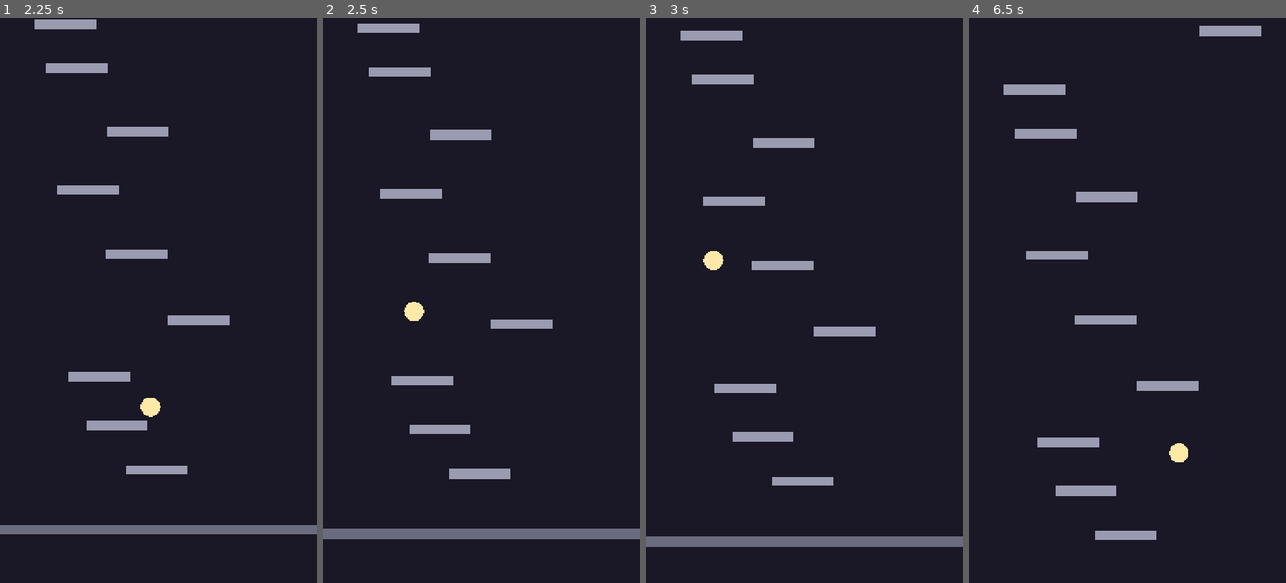
Above: before the commit, frames 1-4 (left to right).
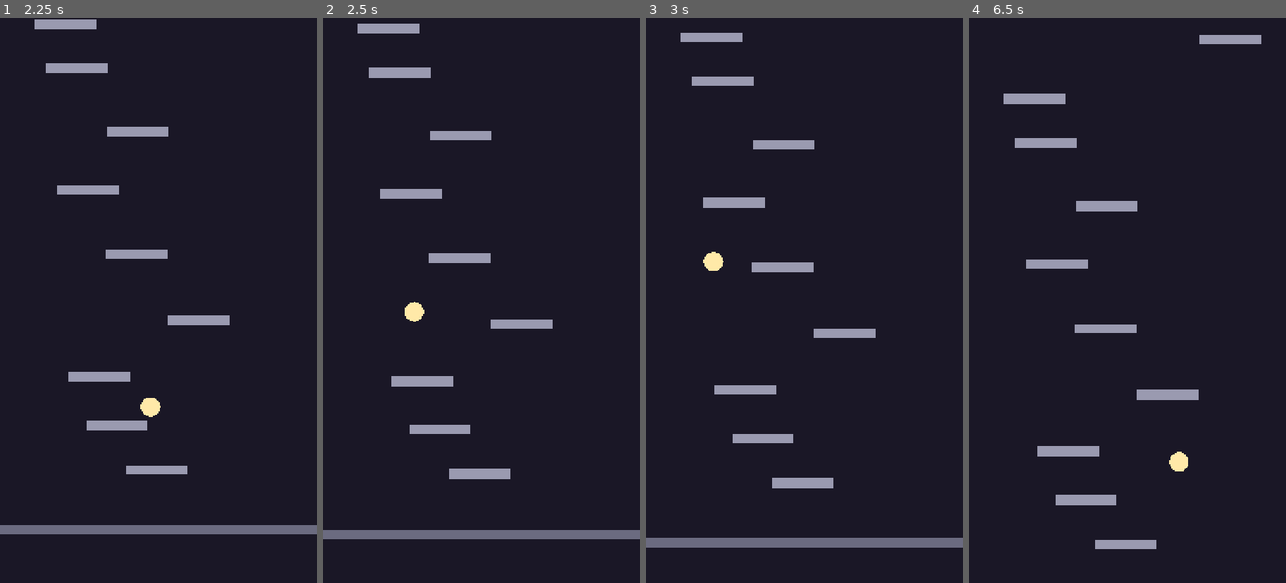
Above: after the commit, the same moments.

Repository: fedichkin/spark-climb
Game: Godot game, scene res://game/game.tscn
Two runs of this game, one before a commit and one after it. Both use one fixed random seed, a clock stepped at 60 frames per second and the inputs below.
Inputs (mouse positions are in pixels of both pictures, inside the frame that each line leads up to):
- Up to frame 1 (2.25 s): move the mouse to (228, 272) at 0.52 s; hold Right (move_right) 0.53-2.03 s; move the mouse to (95, 328) at 1.27 s; move the mouse to (190, 176) at 2.02 s; hold Left (move_left) from 2.03 s (still down)
- Up to frame 2 (2.5 s): keep holding Left (move_left)
- Up to frame 3 (3 s): move the mouse to (788, 413) at 2.77 s; release Left (move_left) at 2.78 s; hold Right (move_right) from 2.78 s (still down)
- Up to frame 4 (6.5 s): move the mouse to (1222, 385) at 3.52 s; move the mouse to (1032, 215) at 4.27 s; release Right (move_right) at 4.28 s; hold Left (move_left) 4.28-5.03 s; move the mouse to (1143, 300) at 5.02 s; hold Right (move_right) 5.03-5.78 s; move the mouse to (1079, 159) at 5.77 s; hold Left (move_left) from 5.78 s (still down)

Frame 1 is identical in both runs. In frame 2, 0.4% of the frame differs, in the area x 0-100%, y 2-91%; in frame 3, 1.4%; in frame 4, 6.4%, in the area x 10-93%, y 1-94%.

Commit message:
feat: add Events autoload and run states with height tracking

Diff:
--- /dev/null
+++ b/autoload/events.gd
@@ -0,0 +1,14 @@
+## Global signal bus (autoload "Events"). Systems emit and listen here
+## instead of reaching for each other's nodes (ARCHITECTURE §6).
+## Signals are emitted from other scripts, so the unused warning is muted.
+extends Node
+
+## The first landing on a regular platform: the climb has begun.
+@warning_ignore("unused_signal")
+signal run_started()
+## The hero bounced off a platform.
+@warning_ignore("unused_signal")
+signal player_landed(platform: Platform, quality: LandingMath.Quality)
+## The run's best height grew to a new whole number of meters.
+@warning_ignore("unused_signal")
+signal height_changed(meters: int)
--- a/game/game.gd
+++ b/game/game.gd
@@ -1,9 +1,20 @@
-## Run scene root: wires the systems together and starts the run.
-## Starts the generator, puts the hero at rest on the start platform and
-## turns on camera auto-scroll after the first landing on a regular platform.
+## Run scene root: owns the run state, tracks the height score and wires
+## the systems together. READY while the hero bounces on the start platform;
+## PLAYING from the first landing on a regular platform, which also starts
+## camera auto-scroll. Scroll speed grows with the run's best height.
 extends Node2D
 
+enum RunState { READY, PLAYING }
+
 @export var config: GameConfig
+
+var _state: RunState = RunState.READY
+## World Y of the hero center at rest on the start platform (0 m).
+var _start_y: float = 0.0
+## Best height reached in this run, meters (never decreases).
+var _max_height_m: float = 0.0
+## Last whole-meter value sent via Events.height_changed.
+var _reported_meters: int = 0
 
 @onready var _player: Player = $Player
 @onready var _generator: PlatformGenerator = $PlatformGenerator
@@ -13,13 +24,35 @@
 func _ready() -> void:
 	var start_platform: Platform = _generator.start(randi())
 	var platform_top_y: float = start_platform.position.y - config.platform_size.y / 2.0
-	_player.position = Vector2(start_platform.position.x, platform_top_y - config.player_radius)
-	# Temporary: switches to Events.player_landed in M2 task 5.
-	_player.landed.connect(_on_player_landed)
+	_start_y = platform_top_y - config.player_radius
+	_player.position = Vector2(start_platform.position.x, _start_y)
+	Events.player_landed.connect(_on_player_landed)
+	Events.height_changed.emit(_reported_meters)
+
+
+func _process(_delta: float) -> void:
+	_update_height()
+	if _state == RunState.PLAYING:
+		_camera.scroll_speed = DifficultyCurve.scroll_speed(
+			_max_height_m, config.scroll_base_speed, config.scroll_speed_per_meter, config.scroll_max_speed)
 
 
 func _on_player_landed(platform: Platform, _quality: LandingMath.Quality) -> void:
-	if platform.kind != Platform.Kind.START and not _camera.is_scrolling():
-		_camera.scroll_speed = DifficultyCurve.scroll_speed(
-			0.0, config.scroll_base_speed, config.scroll_speed_per_meter, config.scroll_max_speed)
-		_camera.start_scroll()
+	if _state == RunState.READY and platform.kind != Platform.Kind.START:
+		_start_run()
+
+
+func _start_run() -> void:
+	_state = RunState.PLAYING
+	_camera.start_scroll()
+	Events.run_started.emit()
+
+
+## Keeps the best height of the run and reports each new whole meter.
+func _update_height() -> void:
+	var height_m: float = (_start_y - _player.position.y) / config.pixels_per_meter
+	_max_height_m = maxf(_max_height_m, height_m)
+	var meters: int = floori(_max_height_m)
+	if meters > _reported_meters:
+		_reported_meters = meters
+		Events.height_changed.emit(meters)
--- a/player/player.gd
+++ b/player/player.gd
@@ -1,12 +1,9 @@
 ## The hero: applies gravity, bounces automatically on every landing on a
-## Platform and reports the landing quality via the `landed` signal.
+## Platform and reports the landing quality via Events.player_landed.
 ## Horizontal offset comes from the TouchInput child node; the hero wraps
 ## around the screen edges when config.screen_wrap is on.
 class_name Player
 extends CharacterBody2D
-
-## Emitted right after the bounce velocity has been applied.
-signal landed(platform: Platform, quality: LandingMath.Quality)
 
 ## Number of vertices used to draw the hero circle.
 const CIRCLE_SEGMENTS: int = 32
@@ -54,7 +51,7 @@
 	velocity.y = -config.jump_velocity * platform.get_jump_multiplier()
 	var quality: LandingMath.Quality = LandingMath.evaluate(
 		global_position.x, platform.global_position.x, platform.width, config.perfect_zone_ratio)
-	landed.emit(platform, quality)
+	Events.player_landed.emit(platform, quality)
 
 
 ## Builds the collision circle and its visual from config.player_radius.
--- a/project.godot
+++ b/project.godot
@@ -14,6 +14,10 @@
 run/main_scene="res://game/game.tscn"
 config/features=PackedStringArray("4.7", "GL Compatibility")
 config/icon="res://icon.svg"
+
+[autoload]
+
+Events="*res://autoload/events.gd"
 
 [display]
 
--- a/sandbox/m1_jump_test.gd
+++ b/sandbox/m1_jump_test.gd
@@ -11,7 +11,7 @@
 	var screen_width: float = get_viewport().get_visible_rect().size.x
 	_floor.position.x = screen_width / 2.0
 	_floor.setup(screen_width)
-	_player.landed.connect(_on_player_landed)
+	Events.player_landed.connect(_on_player_landed)
 
 
 func _on_player_landed(platform: Platform, quality: LandingMath.Quality) -> void:
Not shown, added: autoload/events.gd.uid
Not shown, changed: docs/ROADMAP.md
